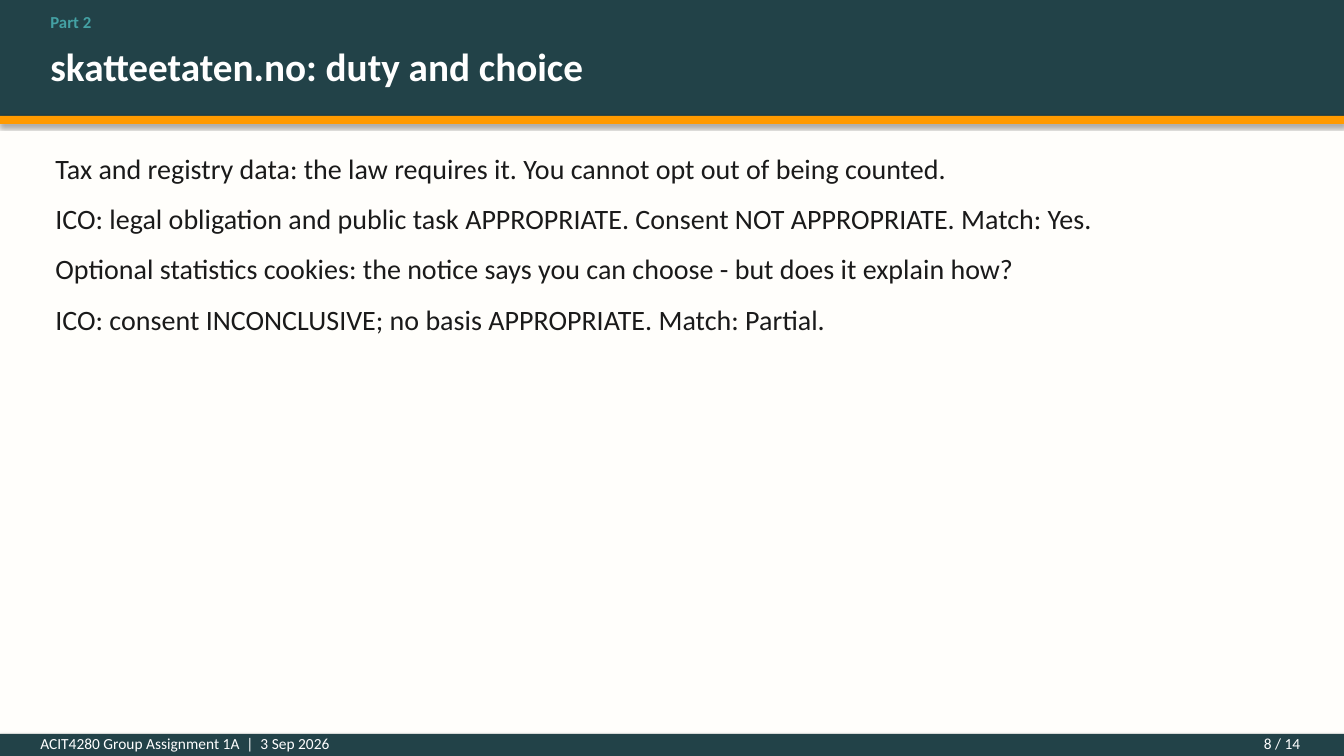
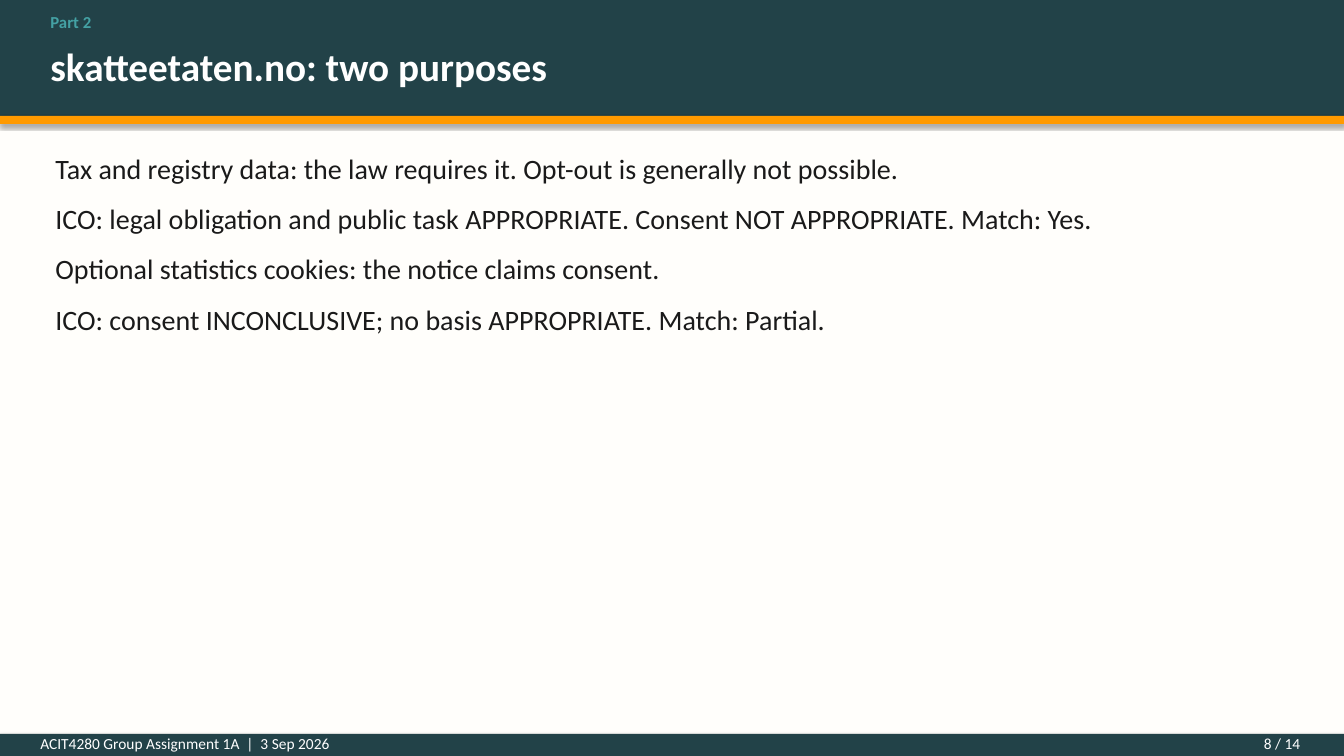
Before and after one commit to kasa031/Bacheloroppgave, a slide deck: slide 8 of ACIT4280_1A_presentation.pptx. Drawn at 1344x756 pixels with LibreOffice and Linux fonts; fonts in the diff are those of the drawing. Boxes give left, top, right and bottom in pixels: in the first picture for what was removed or moved away, otherwise in the second. Text is boxed around its words. In the diff, an @@ line names an element or a change of style, - is before the commit and + after.

```diff
--- a/ACIT4280_1A_presentation.pptx
+++ b/ACIT4280_1A_presentation.pptx
@@ text at (50,53,547,87): text changed @@
-skatteetaten.no: duty and choice
+skatteetaten.no: two purposes
@@ text at (55,159,898,184): text changed @@
-Tax and registry data: the law requires it. You cannot opt out of being counted.
+Tax and registry data: the law requires it. Opt-out is generally not possible.
@@ text at (55,259,659,284): text changed @@
-Optional statistics cookies: the notice says you can choose - but does it explain how?
+Optional statistics cookies: the notice claims consent.
```
Also in this commit, not shown: 13 other slides changed, 4 other files.
